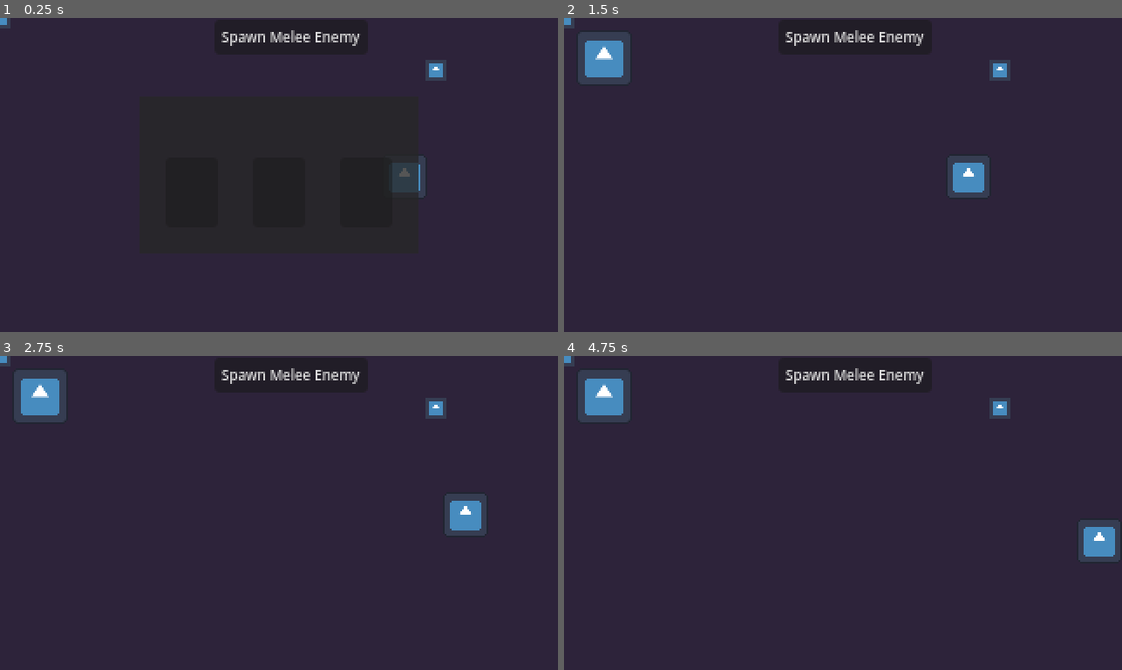
Above: before the commit, frames 1-4 (two rows, left to right).
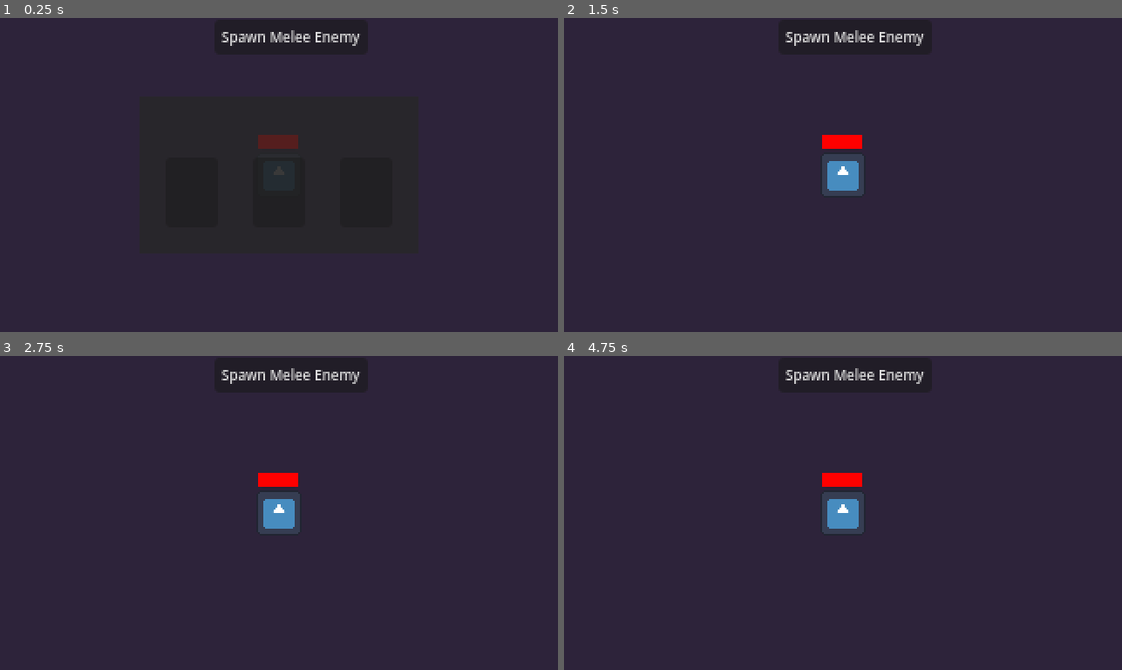
Above: after the commit, the same moments.

Repository: TobiasTV49/Informatica-Eindopdracht
Game: Godot game, scene res://Functionality/Scenes/main.tscn
The game is run twice, just before and just after one commit, with the same random seed, the same clock (stepped at 60 frames per second) and the same inputs. The engine's default icon, where the game draws it, is replaced by a stand-in: a white triangle on a blue panel in a dark square.
Inputs (mouse positions are in pixels of both pictures, inside the frame that each line leads up to):
- Up to frame 1 (0.25 s): no input
- Up to frame 2 (1.5 s): click "Spawn Melee Enemy" at 0.5 s; click (753, 193) at 1.25 s
- Up to frame 3 (2.75 s): tap Enter at 2 s; hold Right (right) from 2.03 s (still down)
- Up to frame 4 (4.75 s): release Right (right) at 2.78 s; hold Down (down) 2.78-3.53 s; hold Right (right) 3.53-4.28 s; hold Up (up) from 4.28 s (still down)

The runs differ from the first frame. In frame 1, 1.3% of the frame differs, in the area x 0-80%, y 0-58%; in frame 2, 4.2%; in frame 3, 4.2%; in frame 4, 4.2%.
Error before the commit: Parse Error: Identifier "direction" not declared in the current scope. (res://Functionality/Scripts/bullet.gd:14)

Commit message:
was bored
just fixed some stuff, made the game not immediatly crash.

Player death works now, he can be killed by spawned in melee enemies.

Player now has a temporary visual healthbar because thats just nice.

Diff:
--- a/Functionality/Scenes/enemy.tscn
+++ b/Functionality/Scenes/enemy.tscn
@@ -27,6 +27,7 @@
 shape = SubResource("CircleShape2D_gcqi8")
 
 [node name="Attacktimer" type="Timer" parent="."]
+wait_time = 0.5
 
 [connection signal="body_entered" from="AttackRange" to="." method="_on_attack_range_body_entered"]
 [connection signal="body_exited" from="AttackRange" to="." method="_on_attack_range_body_exited"]
--- a/Functionality/Scenes/main.tscn
+++ b/Functionality/Scenes/main.tscn
@@ -8,23 +8,28 @@
 [node name="Main" type="Node2D"]
 script = ExtResource("1_oydpu")
 
+[node name="Player" parent="." instance=ExtResource("2_d5emv")]
+position = Vector2(275, 142)
+
+[node name="Camera2D" type="Camera2D" parent="Player"]
+
 [node name="ColorRect" type="ColorRect" parent="."]
+z_index = -1
 offset_right = 322.0
 offset_bottom = 180.0
+scale = Vector2(2, 2)
 color = Color(0.178436, 0.138157, 0.228629, 1)
-
-[node name="PlayerBody" parent="." instance=ExtResource("2_d5emv")]
-position = Vector2(232, 91)
 
 [node name="Area2D" parent="." instance=ExtResource("4_44lj5")]
 position = Vector2(250, 30)
 
-[node name="SpellMenu" parent="." instance=ExtResource("5_ipgrs")]
-visible = false
-
 [node name="Bullet" parent="." instance=ExtResource("4_44lj5")]
 
-[node name="Button" type="Button" parent="."]
+[node name="Enemies" type="Node2D" parent="."]
+
+[node name="CanvasLayer" type="CanvasLayer" parent="."]
+
+[node name="Button" type="Button" parent="CanvasLayer"]
 offset_left = 123.0
 offset_top = 1.0
 offset_right = 211.0
@@ -32,6 +37,7 @@
 theme_override_font_sizes/font_size = 8
 text = "Spawn Melee Enemy"
 
-[node name="Enemies" type="Node2D" parent="."]
+[node name="SpellMenu" parent="CanvasLayer" instance=ExtResource("5_ipgrs")]
+visible = false
 
-[connection signal="pressed" from="Button" to="." method="_on_button_pressed"]
+[connection signal="pressed" from="CanvasLayer/Button" to="." method="_on_button_pressed"]
--- a/Functionality/Scenes/player.tscn
+++ b/Functionality/Scenes/player.tscn
@@ -1,11 +1,15 @@
-[gd_scene load_steps=4 format=3 uid="uid://ghvrtut8se0h"]
+[gd_scene load_steps=6 format=3 uid="uid://ghvrtut8se0h"]
 
 [ext_resource type="Texture2D" uid="uid://c4snuhiqix0ih" path="res://icon.svg" id="1_lyy2g"]
 [ext_resource type="Script" path="res://Functionality/Scripts/player.gd" id="1_oo448"]
+[ext_resource type="FontFile" uid="uid://crm5aodm5xa2d" path="res://at01.ttf" id="3_pb475"]
 
 [sub_resource type="RectangleShape2D" id="RectangleShape2D_m4wlj"]
 
-[node name="PlayerBody" type="CharacterBody2D"]
+[sub_resource type="StyleBoxFlat" id="StyleBoxFlat_iunqm"]
+bg_color = Color(1, 0, 0, 1)
+
+[node name="Player" type="CharacterBody2D" groups=["Player"]]
 script = ExtResource("1_oo448")
 
 [node name="Sprite2D" type="Sprite2D" parent="."]
@@ -14,3 +18,15 @@
 
 [node name="CollisionShape2D" type="CollisionShape2D" parent="."]
 shape = SubResource("RectangleShape2D_m4wlj")
+
+[node name="ProgressBar" type="ProgressBar" parent="."]
+offset_left = -12.0
+offset_top = -23.0
+offset_right = 35.0
+offset_bottom = -6.0
+scale = Vector2(0.5, 0.5)
+theme_override_fonts/font = ExtResource("3_pb475")
+theme_override_font_sizes/font_size = 16
+theme_override_styles/fill = SubResource("StyleBoxFlat_iunqm")
+max_value = 50.0
+show_percentage = false
--- a/Functionality/Scripts/bullet.gd
+++ b/Functionality/Scripts/bullet.gd
@@ -1,12 +1,14 @@
 extends Area2D
 
-var enemy_array = []
-var shot: bool
+var enemy_array: Array
+var shot: bool = true #i made it true to make the code runnable for now
 var enemy
+var direction
 
 func _process(delta: float) -> void:
+	enemy_array = get_tree().get_nodes_in_group("enemies") #dit is denk ik beter dan: = []
 	if shot == false:
-		var direction = Global.player_position - Global.enemy_position
+		direction = Global.player_position - Global.enemy_position
 
 func bullet() -> void:
 	shot = true
--- a/Functionality/Scripts/main.gd
+++ b/Functionality/Scripts/main.gd
@@ -1,6 +1,8 @@
 extends Node2D
+const MELEE_ENEMY = preload("res://Functionality/Scenes/enemy.tscn")
 @onready var player: CharacterBody2D = $PlayerBody
-const MELEE_ENEMY = preload("res://Functionality/Scenes/enemy.tscn")
+@onready var spell_menu: Node2D = $CanvasLayer/SpellMenu
+
 
 # Called when the node enters the scene tree for the first time.
 func _ready() -> void:
@@ -13,9 +15,9 @@
 		Global.player_death = true
 		#player.queue_free()
 	if Global.WaveCompleted == true:
-		$SpellMenu.show()
+		spell_menu.show()
 	else:
-		$SpellMenu.hide()
+		spell_menu.hide()
 
 
 func _on_button_pressed() -> void:
--- a/Functionality/Scripts/melee_enemy.gd
+++ b/Functionality/Scripts/melee_enemy.gd
@@ -1,10 +1,9 @@
 extends CharacterBody2D
 
 var attacking
-@onready var player: CharacterBody2D = $PlayerBody
-
 const SPEED = 25
 var damage = 10
+@onready var player = get_tree().get_nodes_in_group("Player")[0]
 
 func _ready() -> void:
 	attacking = false
@@ -12,11 +11,10 @@
 func _physics_process(delta: float) -> void:
 	if Global.player_death == false:
 		#look_at(player.position)
-		print(player)
-		#if attacking == false:
-		#	velocity = (player.position - position).normalized() * SPEED
-		#else:
-		#	velocity = Vector2(0, 0)
+		if attacking == false:
+			velocity = (player.position - position).normalized() * SPEED
+		else:
+			velocity = Vector2(0, 0)
 
 	move_and_slide()
 
--- a/Functionality/Scripts/player.gd
+++ b/Functionality/Scripts/player.gd
@@ -9,6 +9,9 @@
 	velocity = input_direction * speed
 
 func _physics_process(delta):
+	if Global.player_death == true:
+		self.queue_free()
 	get_input() #I wonder what this could do, i really have no clue.
 	move_and_slide() #Special function for characterbody2D that makes it schmove.
 	Global.player_position = self
+	$ProgressBar.value = Global.player_health
--- a/Functionality/Scripts/spell_menu.gd
+++ b/Functionality/Scripts/spell_menu.gd
@@ -5,8 +5,8 @@
 
 func _ready():
 	var x = 0
-	Spells.size = 3
-	while Spells.count(0) < 3:
+	#Spells.size = 3
+	while Spells.count(0) < Spells.size():
 		RandomizeChoices(x)
 		x += 1
 	print(Spells)
--- a/project.godot
+++ b/project.godot
@@ -26,6 +26,11 @@
 window/size/viewport_height=180
 window/size/mode=3
 window/stretch/mode="viewport"
+
+[global_group]
+
+Player=""
+enemies=""
 
 [input]
 
@@ -71,4 +76,5 @@
 
 [rendering]
 
+textures/canvas_textures/default_texture_filter=0
 renderer/rendering_method="mobile"
Binary file added: at01.ttf
Not shown, added: at01.ttf.import
